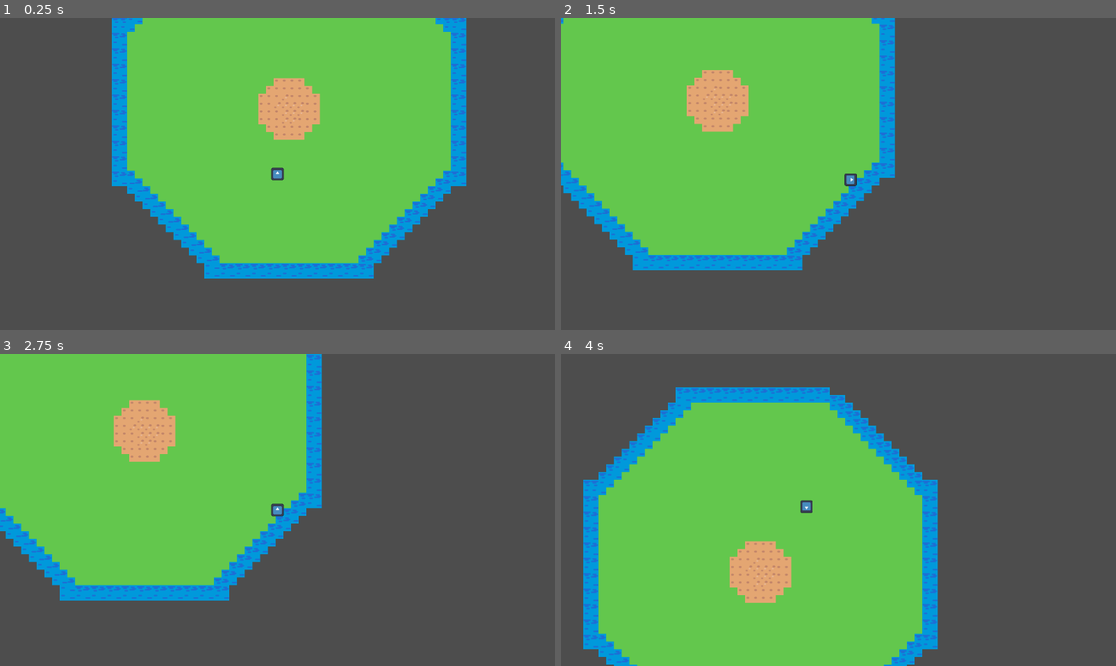
Above: before the commit, frames 1-4 (two rows, left to right).
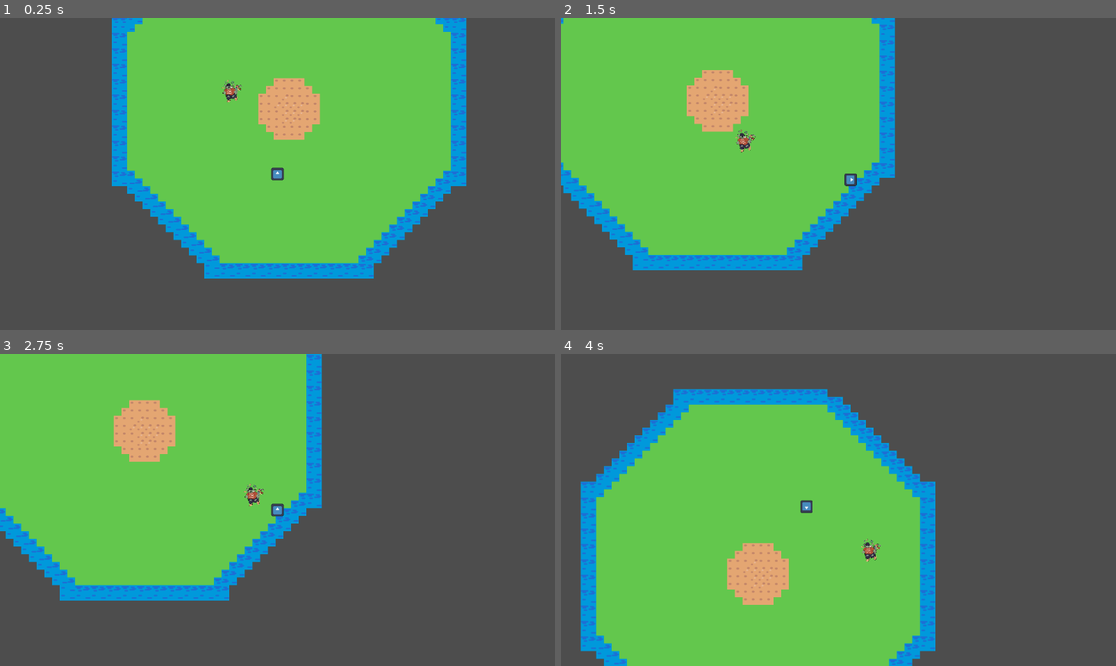
Above: after the commit, the same moments.

Repository: archimbald4488/FGJ2025
Game: Godot game, scene res://scenes/map.tscn
The game is run twice, just before and just after one commit, with the same random seed, the same clock (stepped at 60 frames per second) and the same inputs. The engine's default icon, where the game draws it, is replaced by a stand-in: a white triangle on a blue panel in a dark square.
Inputs:
- Up to frame 1 (0.25 s): no input
- Up to frame 2 (1.5 s): hold D (right) 0.53-1.28 s; tap Space (attack) at 0.6, 1.35 s; hold S (down) from 1.28 s (still down)
- Up to frame 3 (2.75 s): release S (down) at 2.03 s; hold D (right) from 2.03 s (still down); tap Space (attack) at 2.1 s
- Up to frame 4 (4 s): tap Enter at 2.75 s; release D (right) at 2.78 s; hold W (up) 2.78-3.53 s; tap Space (attack) at 2.85, 3.6 s; hold A (left) from 3.53 s (still down)

The runs differ from the first frame. In frame 1, 0.1% of the frame differs, in the area x 39-44%, y 19-27%; in frame 2, 0.1%; in frame 3, 0.1%; in frame 4, 5.0%, in the area x 3-68%, y 10-100%.

Commit message:
Enemy chases player

Diff:
--- a/scenes/enemies/lisko_enemy.gd
+++ b/scenes/enemies/lisko_enemy.gd
@@ -1,36 +1,25 @@
 extends CharacterBody2D
 
-var movement_speed: float = 200.0
-var movement_target_position: Vector2 = Vector2(60.0,180.0)
+
+
 
 @onready var navigation_agent: NavigationAgent2D = $NavigationAgent2D
+@export var target_to_chase: CharacterBody2D
 
-func _ready():
-	# These values need to be adjusted for the actor's speed
-	# and the navigation layout.
-	navigation_agent.path_desired_distance = 4.0
-	navigation_agent.target_desired_distance = 4.0
+var movement_speed: float = 180.0
 
-	# Make sure to not await during _ready.
-	actor_setup.call_deferred()
+func _ready() -> void:
+	set_physics_process(false)
+	call_deferred("wait_for_physics")
 
-func actor_setup():
-	# Wait for the first physics frame so the NavigationServer can sync.
+func wait_for_physics():
 	await get_tree().physics_frame
+	set_physics_process(true)
 
-	# Now that the navigation map is no longer empty, set the movement target.
-	set_movement_target(movement_target_position)
 
-# feed player target here
-func set_movement_target(movement_target: Vector2):
-	navigation_agent.target_position = movement_target
-
-func _physics_process(delta):
-	if navigation_agent.is_navigation_finished():
+func _physics_process(delta: float) -> void:
+	if navigation_agent.is_navigation_finished() and target_to_chase.global_position == navigation_agent.target_position:
 		return
-
-	var current_agent_position: Vector2 = global_position
-	var next_path_position: Vector2 = navigation_agent.get_next_path_position()
-
-	velocity = current_agent_position.direction_to(next_path_position) * movement_speed
+	navigation_agent.target_position = target_to_chase.global_position
+	velocity = global_position.direction_to(navigation_agent.get_next_path_position()) * movement_speed
 	move_and_slide()
--- a/scenes/enemies/lisko_enemy.tscn
+++ b/scenes/enemies/lisko_enemy.tscn
@@ -1,7 +1,6 @@
-[gd_scene load_steps=4 format=3 uid="uid://d4lg643btasi1"]
+[gd_scene load_steps=3 format=3 uid="uid://d4lg643btasi1"]
 
 [ext_resource type="Texture2D" uid="uid://0bd7q8qfrrb" path="res://assets/FGJ Assets/02. Characters/FGJ25_Diplocaulus3.PNG" id="1_0f3ec"]
-[ext_resource type="Script" path="res://lisko_enemy.gd" id="1_u6k1c"]
 
 [sub_resource type="CapsuleShape2D" id="CapsuleShape2D_vqcsq"]
 radius = 192.05
@@ -10,7 +9,6 @@
 [node name="LiskoEnemy" type="CharacterBody2D"]
 collision_mask = 0
 motion_mode = 1
-script = ExtResource("1_u6k1c")
 metadata/_edit_group_ = true
 
 [node name="CollisionShape2D" type="CollisionShape2D" parent="."]
--- a/scenes/map.tscn
+++ b/scenes/map.tscn
@@ -1,7 +1,9 @@
-[gd_scene load_steps=5 format=3 uid="uid://hmga23hvrsvb"]
+[gd_scene load_steps=8 format=3 uid="uid://hmga23hvrsvb"]
 
 [ext_resource type="Texture2D" uid="uid://b5hsebu8w1nbh" path="res://assets/Sunnyside assets/TILESET/SunnysideWorld_Tileset_V0.1.png" id="1_lkicu"]
 [ext_resource type="PackedScene" uid="uid://dq1xnliwhi688" path="res://scenes/player/player.tscn" id="2_2hccj"]
+[ext_resource type="PackedScene" uid="uid://d4lg643btasi1" path="res://scenes/enemies/lisko_enemy.tscn" id="3_uiaia"]
+[ext_resource type="Script" path="res://scenes/enemies/lisko_enemy.gd" id="4_8lubt"]
 
 [sub_resource type="TileSetAtlasSource" id="TileSetAtlasSource_0sjg1"]
 texture = ExtResource("1_lkicu")
@@ -434,6 +436,11 @@
 physics_layer_0/collision_layer = 1
 sources/0 = SubResource("TileSetAtlasSource_0sjg1")
 
+[sub_resource type="NavigationPolygon" id="NavigationPolygon_3dywq"]
+vertices = PackedVector2Array(292.844, -129.297, 284.141, 87.3516, 130.141, 283, -105.078, 283, -309.031, 93.6016, -310.961, -140.828, -123.898, -325, 114.594, -325)
+polygons = Array[PackedInt32Array]([PackedInt32Array(0, 1, 2, 3, 4, 5, 6, 7)])
+outlines = Array[PackedVector2Array]([PackedVector2Array(-321, -145, -128, -335, 119, -335, 303, -133, 294, 91, 135, 293, -109, 293, -319, 98)])
+
 [node name="Map" type="Node2D"]
 
 [node name="TileMap" type="TileMap" parent="."]
@@ -448,3 +455,12 @@
 
 [node name="Camera2D" type="Camera2D" parent="Player"]
 position_smoothing_enabled = true
+
+[node name="LiskoEnemy" parent="." node_paths=PackedStringArray("target_to_chase") instance=ExtResource("3_uiaia")]
+position = Vector2(-141, -72)
+scale = Vector2(0.1, 0.1)
+script = ExtResource("4_8lubt")
+target_to_chase = NodePath("../Player")
+
+[node name="NavigationRegion2D" type="NavigationRegion2D" parent="."]
+navigation_polygon = SubResource("NavigationPolygon_3dywq")
